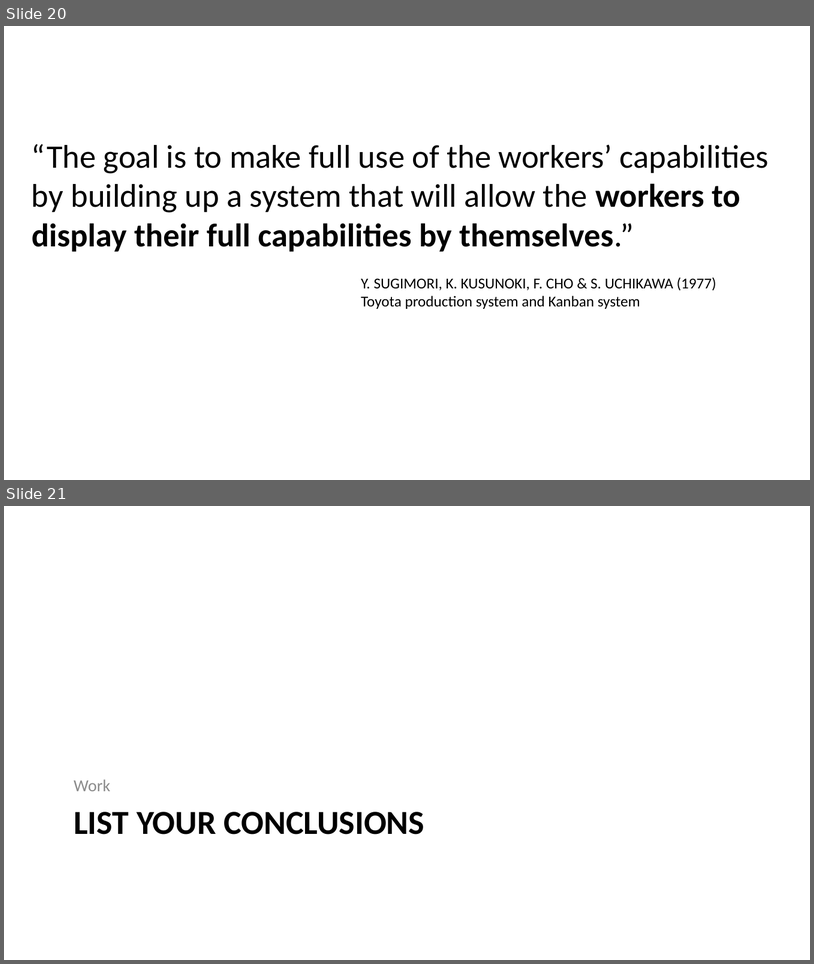
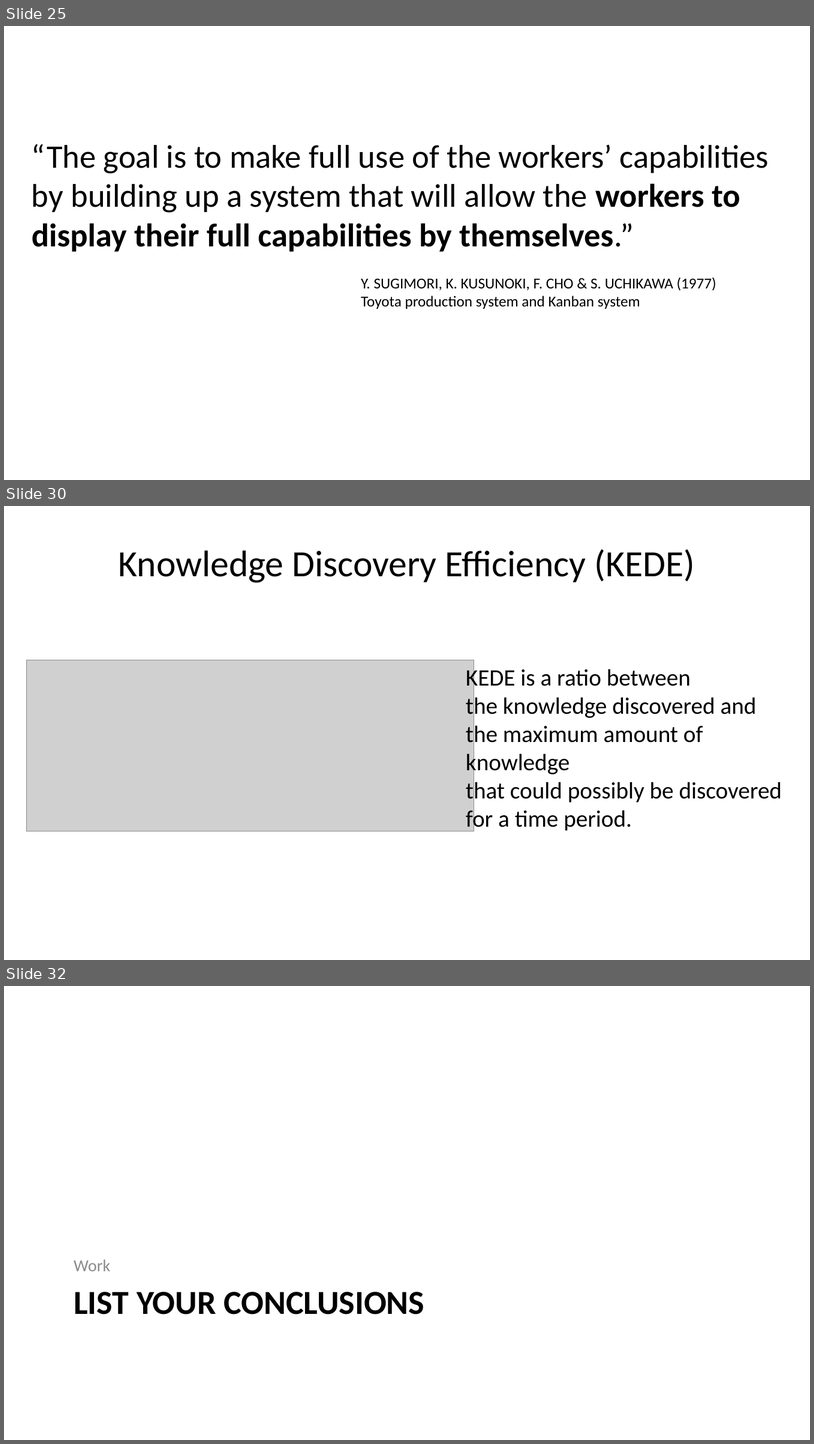
Before and after one commit to kedehub/knowledge_discovery_game, a slide deck: Knowledge Discovery Game.pptx. Shown one above the other, each under a label of ours: slides 20 and 21 before the commit, slides 25, 30 and 32 after it; the slides between them are not shown. The pictures are 814x964 and 814x1444 pixels, drawn with LibreOffice and Linux fonts; fonts in the diff are those of the drawing; grey boxes stand for pictures; background and template pictures are left out. Boxes give left, top, right and bottom in pixels: in the first picture for what was removed or moved away, otherwise in the second. Text is boxed around its words. In the diff, an @@ line names an element or a change of style, - is before the commit and + after.

```diff
--- a/Knowledge Discovery Game.pptx
+++ b/Knowledge Discovery Game.pptx
@@ slide 30 added at bbox=[4, 506, 810, 960], background #FFFFFF @@
@@ title added at bbox=[119, 549, 695, 583], 44 pt, text #000000 @@
+Knowledge Discovery Efficiency (KEDE)
@@ picture added at bbox=[26, 660, 474, 831] @@
@@ text added at bbox=[466, 666, 782, 831], 28 pt, text #000000 @@
+KEDE is a ratio between
+the knowledge discovered and
+the maximum amount of knowledge
+that could possibly be discovered
+for a time period.
@@ what was slide 20 is now slide 25 @@
@@ what was slide 21 is now slide 32 @@
```
Also in this commit, not shown: 3 slides changed, 12 other slides added, 2 slides removed.
